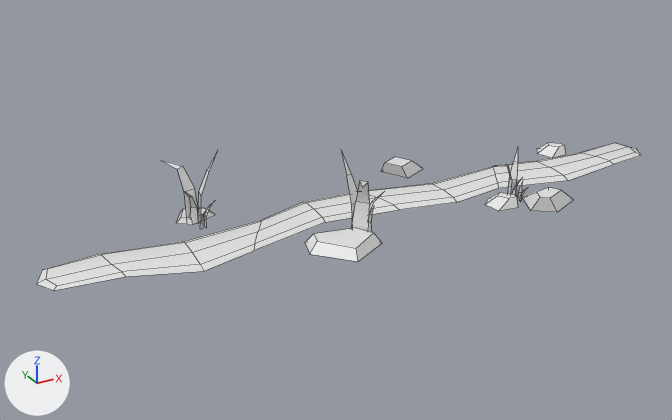
What one commit did to the FBX model PFA-Episode2/Assets/_Graph/Mesh/Terrain/Assets_Way/msh_props_way_01.fbx.
Before and after are seen from a 50 mm lens placed at (-5.6, -8.92, 4.56), pointed at (-0.49, 0.37, -0.09). Every picture has the same lights, and +X, +Y and +Z are marked at lower left. Mesh edges are drawn as thin lines. Where no turn or scale is listed for an object, it has been applied to the vertices.

The older version as bpy lines, for what is in view:
```python
me_msh_way_01_001 = bpy.data.meshes.new('msh_way_01.001')
me_msh_way_01_001.from_pydata(...)  # 220 vertices, 130 faces; spans x -4.22..4.25, y -1.3..1.08, z -0.08..0.91
me_msh_way_01_001.materials.append(mat_mat_mainpalette_opaque)  # white #e7e7e7
ob_msh_way_01_001 = bpy.data.objects.new('msh_way_01.001', me_msh_way_01_001)
ob_msh_way_01_001.location = (0.01, 0.21, 0.02)
```
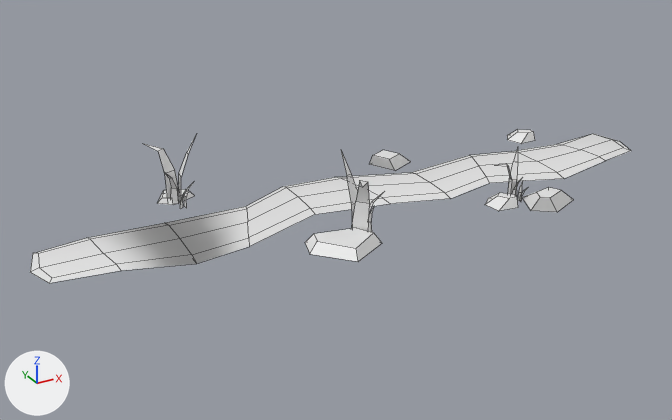
The newer file is also turned or shifted as a whole; pictures and numbers use the older file's frame.

Location of each change, [x1, y1, x2, y2] in pixels of the pictures (672 x 420 px):
'msh_way_01.001', reshaped: before [37, 143, 641, 291]; after [30, 129, 630, 283]

The change, as a diff of the scene's bpy script:
```diff
--- a/PFA-Episode2/Assets/_Graph/Mesh/Terrain/Assets_Way/msh_props_way_01.fbx.py
+++ b/PFA-Episode2/Assets/_Graph/Mesh/Terrain/Assets_Way/msh_props_way_01.fbx.py
@@ me_msh_way_01_001 @@
 # used by ob_msh_way_01_001; location = (0.01, 0.21, 0.02)
-me_msh_way_01_001.from_pydata(...)  # 220 vertices, 130 faces; spans x -4.22..4.25, y -1.3..1.08, z -0.08..0.91
+me_msh_way_01_001.from_pydata(...)  # 220 vertices, 131 faces; spans x -4.22..4.25, y -1.3..1.58, z -0.08..0.91
+# me_msh_way_01_001 part 1
+# 54 vertices in x -2.46..3.29, y 0.18..0.9, z -0.07..0.82 move by (0.0, 0.68, 0.0)
+# 7 vertices in x -4.22..3.43, y -0.2..-0.18, z -0.02..0.03 move by (0.0, 0.3, 0.0)
+# 6 vertices in x 0.73..4.25, y -0.14..1.08, z -0.05..0.1 move by (0.0, 0.32, 0.0)
+# 4 vertices in x -4.04..0.87, y 0.04..0.06, z 0.01..0.03 move by (0.0, 0.42, 0.0)
+# 3 vertices in x -4.1..3.48, y -0.43..-0.4, z -0.02..0.01 move by (0.0, 0.19, 0.0)
+# 3 vertices in x -1.5..4.16, y 0.14..0.16, z -0.02 move by (0.0, 0.47, 0.0)
+# 43 vertices move from x -4.09..4.13, y -0.75..0.93, z -0.05..0.1 to x -4.09..4.13, y -0.56..1.29, z -0.05..0.1
+# 1 new face joins them
 me_msh_way_01_001.materials.append(mat_mat_mainpalette_opaque)
```
